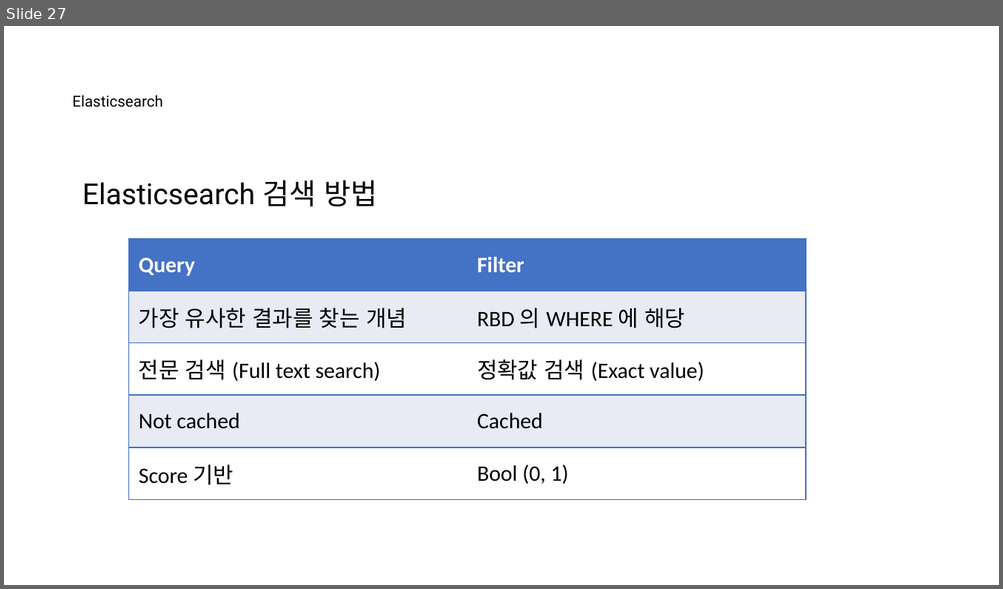
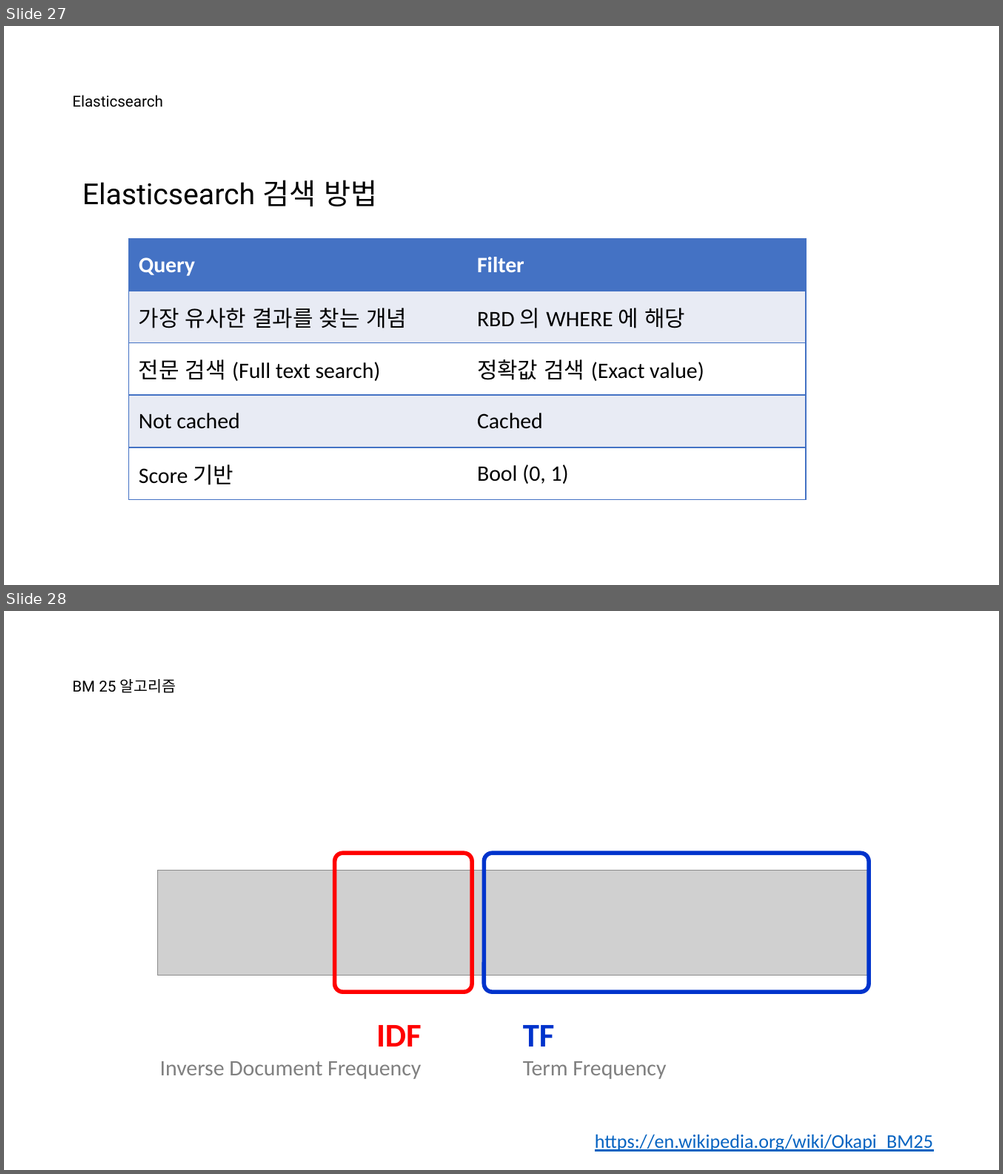
Before and after one commit to nayasis/fastcampus-hyper-webflux, a slide deck: 99.ppt/[Ch4-8. 결제 서비스 기능확장.pptx. Shown one above the other, each under a label of ours: slide 27 before the commit, slides 27 and 28 after it. The pictures are 1003x589 and 1003x1174 pixels, drawn with LibreOffice and Linux fonts; fonts in the diff are those of the drawing; grey boxes stand for pictures; background and template pictures are left out. Boxes give left, top, right and bottom in pixels: in the first picture for what was removed or moved away, otherwise in the second. Text is boxed around its words. In the diff, an @@ line names an element or a change of style, - is before the commit and + after.

```diff
--- a/99.ppt/[Ch4-8. 결제 서비스 기능확장.pptx
+++ b/99.ppt/[Ch4-8. 결제 서비스 기능확장.pptx
@@ slide 28 added at (4,611,999,1170), background picture (left out) @@
@@ title added at (72,679,176,693), 11 pt, text #000000 @@
+BM 25 알고리즘
@@ rounded rectangle added at (334,854,472,993), outline #FF0000 3 pt @@
@@ rounded rectangle added at (484,854,868,993), outline #0033CC 3 pt @@
@@ picture added at (157,871,868,975) @@
@@ text added at (160,1025,421,1079), 16 pt, text #808080 @@
+IDF
+Inverse Document Frequency
@@ text added at (523,1025,666,1079), 16 pt, text #808080 @@
+TF
+Term Frequency
@@ text added at (595,1135,933,1152), 14 pt, text #0563C1, underline @@
+https://en.wikipedia.org/wiki/Okapi_BM25
```
Also in this commit, not shown: 1 other file.
